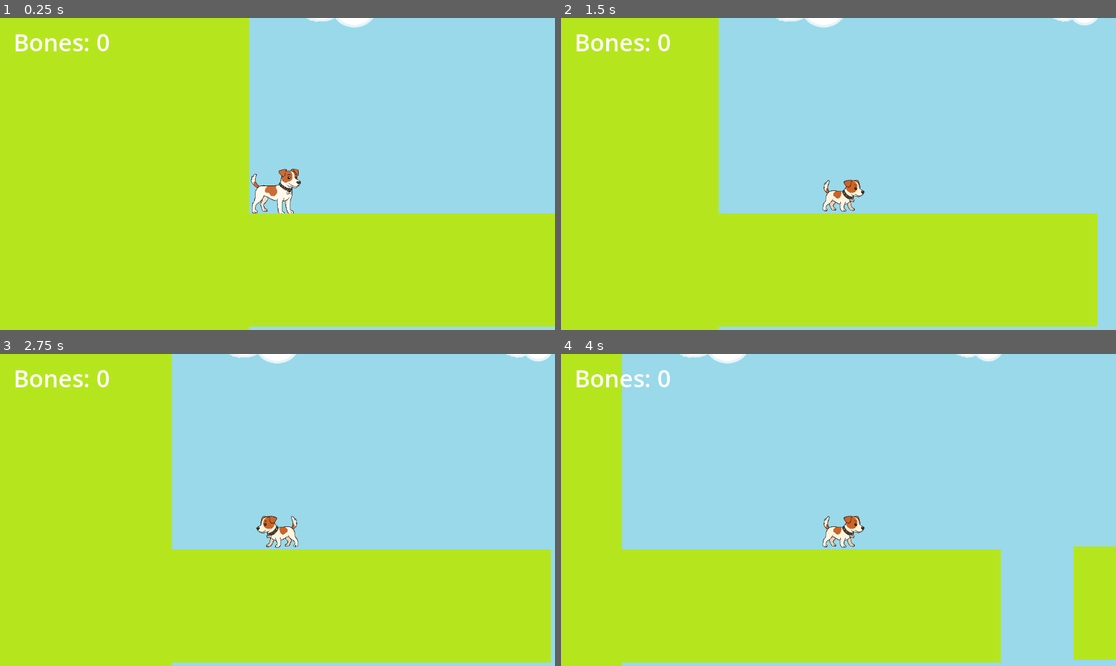
Above: before the commit, frames 1-4 (two rows, left to right).
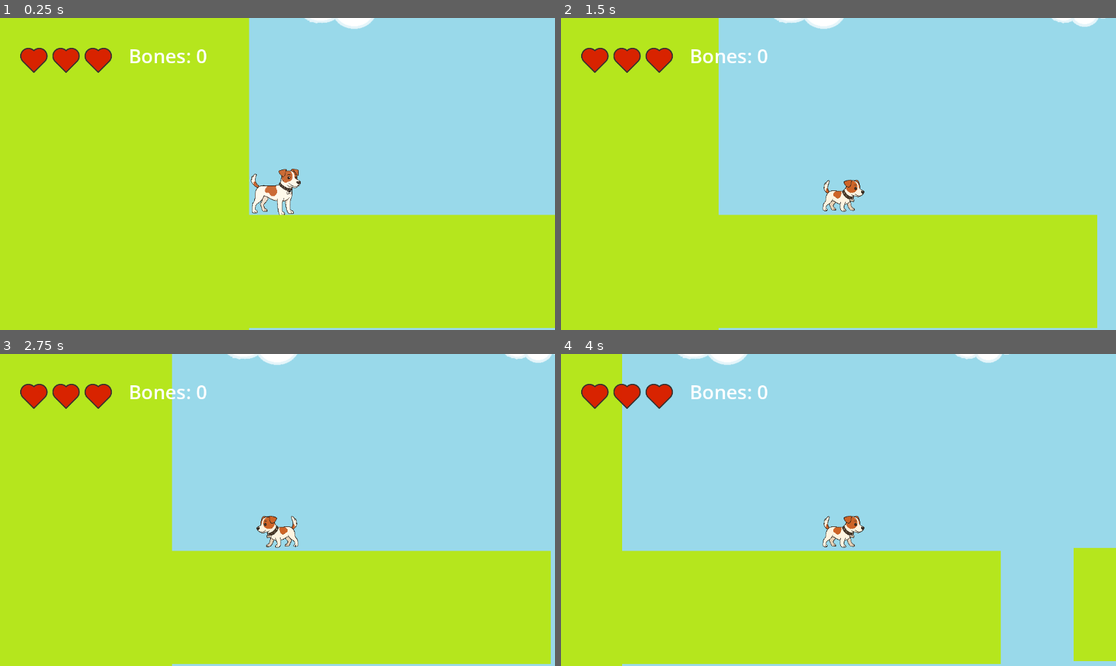
Above: after the commit, the same moments.

Repository: marinatrivino/Dog-Adventure5
Game: Godot game, scene res://Scenes/Level1.tscn
Same seed, same stepped clock (60 frames per second), same inputs: the game is played once before the commit and once after it.
Inputs:
- Up to frame 1 (0.25 s): no input
- Up to frame 2 (1.5 s): tap Enter (ui_accept) at 0.5, 0.77 s; hold Right (ui_right) from 0.53 s (still down)
- Up to frame 3 (2.75 s): tap Enter (ui_accept) at 1.52 s; release Right (ui_right) at 2.03 s; hold Left (ui_left) from 2.03 s (still down)
- Up to frame 4 (4 s): release Left (ui_left) at 2.78 s; hold Right (ui_right) from 2.78 s (still down); tap Enter (ui_accept) at 3.02, 3.77 s

The runs differ from the first frame. In frame 1, 2.1% of the frame differs, in the area x 2-100%, y 0-100%; in frame 2, 2.3%; in frame 3, 2.3%; in frame 4, 2.4%.

Commit message:
Agrego vidas al personaje, caida, muerte, entre otros

Diff:
--- /dev/null
+++ b/Scenes/HUD.tscn
@@ -0,0 +1,36 @@
+[gd_scene load_steps=3 format=3 uid="uid://denqojuvjt70k"]
+
+[ext_resource type="Script" uid="uid://plxmd085ev4s" path="res://Scripts/hud.gd" id="1_k5de2"]
+[ext_resource type="Texture2D" uid="uid://dd3scyoy61v5u" path="res://Assets/corazon lleno.png" id="2_jo1ms"]
+
+[node name="HUD" type="CanvasLayer"]
+script = ExtResource("1_k5de2")
+
+[node name="BonesLabel" type="Label" parent="."]
+offset_left = 267.0
+offset_top = 51.0
+offset_right = 324.0
+offset_bottom = 74.0
+text = "Huesos"
+
+[node name="LivesContainer" type="HBoxContainer" parent="."]
+offset_left = 38.0
+offset_top = 47.0
+offset_right = 535.0
+offset_bottom = 247.0
+scale = Vector2(0.4, 0.4)
+
+[node name="Heart1" type="TextureRect" parent="LivesContainer"]
+layout_mode = 2
+texture = ExtResource("2_jo1ms")
+stretch_mode = 5
+
+[node name="Heart2" type="TextureRect" parent="LivesContainer"]
+layout_mode = 2
+texture = ExtResource("2_jo1ms")
+stretch_mode = 5
+
+[node name="Heart3" type="TextureRect" parent="LivesContainer"]
+layout_mode = 2
+texture = ExtResource("2_jo1ms")
+stretch_mode = 5
--- a/Scenes/Level1.tscn
+++ b/Scenes/Level1.tscn
@@ -337,15 +337,5 @@
 [node name="parte de arriba2" parent="Escalera" instance=ExtResource("14_iswit")]
 position = Vector2(3852, 196)
 
-[node name="HUD" type="CanvasLayer" parent="."]
-
-[node name="BonesLabel" type="Label" parent="HUD"]
-offset_left = 28.0
-offset_top = 16.0
-offset_right = 228.0
-offset_bottom = 84.0
-theme_override_font_sizes/font_size = 49
-text = "Bones: 0"
-
 [node name="Wall2" parent="." instance=ExtResource("16_qvja8")]
 position = Vector2(-523, 194)
--- a/Scenes/Level2.tscn
+++ b/Scenes/Level2.tscn
@@ -1,25 +1,30 @@
-[gd_scene load_steps=11 format=3 uid="uid://cptafvgh8e7gg"]
+[gd_scene load_steps=16 format=3 uid="uid://cptafvgh8e7gg"]
 
 [ext_resource type="Texture2D" uid="uid://r7uem5h3qkdx" path="res://Assets/step.png" id="1_ejprb"]
 [ext_resource type="PackedScene" uid="uid://c7pv13sk6mrp7" path="res://Scenes/Player.tscn" id="2_au75x"]
 [ext_resource type="PackedScene" uid="uid://h8y1svru7xq8" path="res://Scenes/floor.tscn" id="3_62f1r"]
 [ext_resource type="PackedScene" uid="uid://did30tquqh6ek" path="res://Scenes/rectangulo_alto.tscn" id="4_1je60"]
+[ext_resource type="PackedScene" uid="uid://drjhg8dca547q" path="res://Scenes/rectangulo_medio.tscn" id="5_62f1r"]
 [ext_resource type="PackedScene" uid="uid://dx82emru2327h" path="res://Scenes/wall.tscn" id="5_ycmr1"]
+[ext_resource type="PackedScene" uid="uid://cp6v4ovdo8ofk" path="res://Scenes/rectangulo_bajo.tscn" id="6_1je60"]
 [ext_resource type="PackedScene" uid="uid://x2ba0chgykd6" path="res://Scenes/parte_de_abajo.tscn" id="6_2jwna"]
 [ext_resource type="PackedScene" uid="uid://bpmj1jri1bmbh" path="res://Scenes/parte_del_medio.tscn" id="7_sgc6j"]
+[ext_resource type="PackedScene" uid="uid://nou7hcxyfdqf" path="res://Scenes/floor_mediano.tscn" id="7_ycmr1"]
+[ext_resource type="PackedScene" uid="uid://crya0wdu088mk" path="res://Scenes/step.tscn" id="8_2jwna"]
 [ext_resource type="PackedScene" uid="uid://c04f0mpkpoaye" path="res://Scenes/parte_de_arriba.tscn" id="8_xx40l"]
+[ext_resource type="PackedScene" uid="uid://byhr4rl738ra7" path="res://Scenes/step_mas_grande.tscn" id="9_2jwna"]
 [ext_resource type="PackedScene" uid="uid://8stons7vwfer" path="res://Scenes/parte_entre_medio.tscn" id="9_utdxf"]
 [ext_resource type="PackedScene" uid="uid://bdgpncc1m68w3" path="res://Scenes/platform_media.tscn" id="10_8wk15"]
 
 [node name="Level2" type="Node2D"]
 
 [node name="Sprite2D" type="Sprite2D" parent="."]
-position = Vector2(3705, 308)
-scale = Vector2(199.727, 533)
+position = Vector2(8856, 812)
+scale = Vector2(388.943, 886.5)
 texture = ExtResource("1_ejprb")
 
 [node name="Player" parent="." instance=ExtResource("2_au75x")]
-position = Vector2(-13, 384)
+position = Vector2(13674, 498)
 
 [node name="Floor" type="Node2D" parent="."]
 
@@ -27,19 +32,100 @@
 position = Vector2(-156, 518)
 
 [node name="Floor2" parent="Floor" instance=ExtResource("3_62f1r")]
-position = Vector2(817, 517)
+position = Vector2(801, 517)
 
 [node name="Floor3" parent="Floor" instance=ExtResource("3_62f1r")]
 position = Vector2(1472, 517)
 
 [node name="Floor4" parent="Floor" instance=ExtResource("3_62f1r")]
-position = Vector2(2448, 517)
+position = Vector2(2434, 517)
 
 [node name="Floor5" parent="Floor" instance=ExtResource("3_62f1r")]
-position = Vector2(3805, 516)
+position = Vector2(3756, 516)
 
 [node name="Rectangulo alto" parent="Floor" instance=ExtResource("4_1je60")]
-position = Vector2(4596, 285)
+position = Vector2(4536, 285)
+
+[node name="StaticBody2D" parent="Floor" instance=ExtResource("5_62f1r")]
+position = Vector2(4869, 372)
+
+[node name="Rectangulo bajo" parent="Floor" instance=ExtResource("6_1je60")]
+position = Vector2(5185, 455)
+
+[node name="FloorMediano" parent="Floor" instance=ExtResource("7_ycmr1")]
+position = Vector2(5819, 537)
+
+[node name="Step" parent="Floor" instance=ExtResource("8_2jwna")]
+position = Vector2(6671, 794)
+
+[node name="Step2" parent="Floor" instance=ExtResource("8_2jwna")]
+position = Vector2(6888, 871)
+
+[node name="Step3" parent="Floor" instance=ExtResource("8_2jwna")]
+position = Vector2(7102, 873)
+
+[node name="Step4" parent="Floor" instance=ExtResource("8_2jwna")]
+position = Vector2(7302, 801)
+
+[node name="Step5" parent="Floor" instance=ExtResource("8_2jwna")]
+position = Vector2(7511, 727)
+
+[node name="FloorMediano3" parent="Floor" instance=ExtResource("7_ycmr1")]
+position = Vector2(7986, 538)
+
+[node name="FloorMediano2" parent="Floor" instance=ExtResource("7_ycmr1")]
+position = Vector2(9135, 490)
+
+[node name="Floor6" parent="Floor" instance=ExtResource("3_62f1r")]
+position = Vector2(10115, 549)
+
+[node name="Floor7" parent="Floor" instance=ExtResource("3_62f1r")]
+position = Vector2(11039, 502)
+
+[node name="Floor8" parent="Floor" instance=ExtResource("3_62f1r")]
+position = Vector2(11981, 502)
+
+[node name="Floor9" parent="Floor" instance=ExtResource("3_62f1r")]
+position = Vector2(12924, 504)
+
+[node name="Step6" parent="Floor" instance=ExtResource("8_2jwna")]
+position = Vector2(13716, 416)
+
+[node name="Step7" parent="Floor" instance=ExtResource("8_2jwna")]
+position = Vector2(13894, 334)
+
+[node name="Step8" parent="Floor" instance=ExtResource("8_2jwna")]
+position = Vector2(14704, 187)
+
+[node name="Step9" parent="Floor" instance=ExtResource("8_2jwna")]
+position = Vector2(14561, 199)
+
+[node name="Step10" parent="Floor" instance=ExtResource("8_2jwna")]
+position = Vector2(14658, 202)
+
+[node name="Step11" parent="Floor" instance=ExtResource("8_2jwna")]
+position = Vector2(14715, 234)
+
+[node name="Step12" parent="Floor" instance=ExtResource("8_2jwna")]
+position = Vector2(14785, 199)
+
+[node name="Step13" parent="Floor" instance=ExtResource("8_2jwna")]
+position = Vector2(14750, 222)
+
+[node name="Step14" parent="Floor" instance=ExtResource("8_2jwna")]
+position = Vector2(14809, 155)
+
+[node name="Step15" parent="Floor" instance=ExtResource("8_2jwna")]
+position = Vector2(14663, 163)
+
+[node name="Step16" parent="Floor" instance=ExtResource("8_2jwna")]
+position = Vector2(14786, 250)
+
+[node name="Step17" parent="Floor" instance=ExtResource("8_2jwna")]
+position = Vector2(14663, 232)
+
+[node name="StepMasGrande" parent="Floor" instance=ExtResource("9_2jwna")]
+position = Vector2(14389, 245)
 
 [node name="Wall" parent="." instance=ExtResource("5_ycmr1")]
 position = Vector2(-521, 188)
@@ -59,28 +145,28 @@
 position = Vector2(1979, 269)
 
 [node name="parte de abajo2" parent="Escalera" instance=ExtResource("6_2jwna")]
-position = Vector2(2486, 377)
+position = Vector2(2472, 377)
 
 [node name="parte del medio2" parent="Escalera" instance=ExtResource("7_sgc6j")]
-position = Vector2(2377, 377)
+position = Vector2(2362, 377)
 
 [node name="parte entre medio2" parent="Escalera" instance=ExtResource("9_utdxf")]
-position = Vector2(2386, 270)
+position = Vector2(2371, 270)
 
 [node name="parte de arriba2" parent="Escalera" instance=ExtResource("8_xx40l")]
-position = Vector2(2240, 199)
+position = Vector2(2225, 199)
 
 [node name="parte de abajo3" parent="Escalera" instance=ExtResource("6_2jwna")]
-position = Vector2(4226, 378)
+position = Vector2(4176, 378)
 
 [node name="parte del medio3" parent="Escalera" instance=ExtResource("7_sgc6j")]
-position = Vector2(4219, 377)
+position = Vector2(4169, 377)
 
 [node name="parte entre medio3" parent="Escalera" instance=ExtResource("9_utdxf")]
-position = Vector2(4313, 270)
+position = Vector2(4262, 270)
 
 [node name="parte de arriba3" parent="Escalera" instance=ExtResource("8_xx40l")]
-position = Vector2(4245, 201)
+position = Vector2(4196, 201)
 
 [node name="platformMedia" parent="." instance=ExtResource("10_8wk15")]
-position = Vector2(3462, 548)
+position = Vector2(3433, 548)
--- a/Scenes/Player.tscn
+++ b/Scenes/Player.tscn
@@ -40,18 +40,7 @@
 "speed": 5.0
 }]
 
-[sub_resource type="CapsuleShape2D" id="CapsuleShape2D_kpjcp"]
-radius = 31.0047
-height = 85.9984
-
-[sub_resource type="CircleShape2D" id="CircleShape2D_dewec"]
-radius = 194.705
-
-[sub_resource type="CapsuleShape2D" id="CapsuleShape2D_e80uo"]
-radius = 16.0
-height = 32.0
-
-[node name="Player" type="CharacterBody2D"]
+[node name="Player" type="CharacterBody2D" groups=["player"]]
 script = ExtResource("1_kpjcp")
 
 [node name="AnimatedSprite2D" type="AnimatedSprite2D" parent="."]
@@ -61,21 +50,9 @@
 sprite_frames = SubResource("SpriteFrames_kpjcp")
 animation = &"idle"
 
-[node name="CollisionShape2D2" type="CollisionShape2D" parent="."]
-position = Vector2(-2, -7)
-rotation = 1.56587
-shape = SubResource("CapsuleShape2D_kpjcp")
-one_way_collision_margin = 0.0
-
-[node name="CollisionShape2D" type="CollisionShape2D" parent="."]
-position = Vector2(35, -44)
-rotation = 1.5708
-scale = Vector2(0.115234, 0.115906)
-shape = SubResource("CircleShape2D_dewec")
-
-[node name="CollisionShape2D3" type="CollisionShape2D" parent="."]
-position = Vector2(-23, -18)
-shape = SubResource("CapsuleShape2D_e80uo")
+[node name="CollisionPolygon2D" type="CollisionPolygon2D" parent="."]
+position = Vector2(-2.86102e-06, 0)
+polygon = PackedVector2Array(-12, -11, 1, -4, 8, -2, 9, 7, 10, 17, 12, 25, 14, 27, 17, 27, 21, 27, 23, 26, 24, 23, 24, 23, 25, 26, 31, 24, 36, 24, 42, 24, 43, 22, 42, 19, 38, 18, 36, 16, 35, 12, 35, 0, 38, -11, 39, -16, 41, -18, 43, -22, 47, -25, 50, -29, 53, -32, 54, -34, 56, -36, 57, -42, 50, -47, 50, -55, 52, -55, 54, -59, 52, -66, 41, -68, 41, -69, 37, -65, 29, -65, 27, -68, 12, -65, 12, -63, 13, -59, 17, -55, 16, -46, 10, -35, -12, -33, -26, -33, -30, -34, -34, -37, -36, -41, -37, -45, -37, -49, -36, -53, -35, -57, -38, -58, -41, -55, -44, -53, -46, -46, -44, -41, -42, -37, -37, -32, -33, -30, -36, -24, -38, -11, -38, -4, -42, 2, -43, 8, -44, 18, -43, 21, -41, 22, -34, 22, -32, 21, -34, 18, -37, 16, -22, 15, -22, 18, -18, 19, -14, 19, -13, 18, -13, 16, -16, 14, -19, 11, -20, 5, -16, 1, -12, -4)
 
 [node name="Camera2D" type="Camera2D" parent="."]
 position = Vector2(8.99971, -58.0001)
--- /dev/null
+++ b/Scenes/game_over.tscn
@@ -0,0 +1,17 @@
+[gd_scene format=3 uid="uid://bcn5dtnpah5nx"]
+
+[node name="Control" type="Control"]
+layout_mode = 3
+anchors_preset = 0
+offset_left = 2.0
+offset_top = 4.0
+offset_right = 1153.0
+offset_bottom = 650.0
+
+[node name="Label" type="Label" parent="."]
+layout_mode = 0
+offset_left = 272.0
+offset_top = 130.0
+offset_right = 679.0
+offset_bottom = 263.0
+text = "GAME OVER"
--- a/Scenes/main_menu.tscn
+++ b/Scenes/main_menu.tscn
@@ -1,6 +1,18 @@
-[gd_scene load_steps=2 format=3 uid="uid://csrf04pvfdwjf"]
+[gd_scene load_steps=4 format=3 uid="uid://csrf04pvfdwjf"]
 
 [ext_resource type="Script" uid="uid://b7eswc4taogei" path="res://Scripts/main_menu.gd" id="1_28flt"]
+[ext_resource type="Texture2D" uid="uid://d3ukochth554j" path="res://Assets/Menu principal.png" id="2_48xlc"]
+
+[sub_resource type="SpriteFrames" id="SpriteFrames_1ehe0"]
+animations = [{
+"frames": [{
+"duration": 1.0,
+"texture": ExtResource("2_48xlc")
+}],
+"loop": true,
+"name": &"default",
+"speed": 5.0
+}]
 
 [node name="MainMenu" type="Control"]
 layout_mode = 3
@@ -11,18 +23,22 @@
 
 [node name="Title" type="Label" parent="."]
 layout_mode = 0
-offset_left = 527.0
-offset_top = 67.0
-offset_right = 648.0
-offset_bottom = 95.0
+offset_left = -427.0
+offset_top = 300.0
+offset_right = -306.0
+offset_bottom = 328.0
 text = "Dog Adventure"
 
 [node name="StartButton" type="Button" parent="."]
 layout_mode = 0
-offset_left = 423.0
-offset_top = 177.0
-offset_right = 516.0
-offset_bottom = 236.0
-text = "Play"
+offset_left = 186.0
+offset_top = 373.0
+offset_right = 351.0
+offset_bottom = 450.0
+
+[node name="AnimatedSprite2D" type="AnimatedSprite2D" parent="."]
+position = Vector2(573, 322)
+scale = Vector2(0.75, 0.631836)
+sprite_frames = SubResource("SpriteFrames_1ehe0")
 
 [connection signal="pressed" from="StartButton" to="." method="_on_button_pressed"]
--- /dev/null
+++ b/Scenes/rectangulo_bajo.tscn
@@ -0,0 +1,28 @@
+[gd_scene load_steps=4 format=3 uid="uid://cp6v4ovdo8ofk"]
+
+[ext_resource type="Texture2D" uid="uid://bs5k0oxbg25aj" path="res://Assets/pared.png" id="1_hivf6"]
+
+[sub_resource type="RectangleShape2D" id="RectangleShape2D_2romq"]
+size = Vector2(140, 221)
+
+[sub_resource type="SpriteFrames" id="SpriteFrames_x2i2u"]
+animations = [{
+"frames": [{
+"duration": 1.0,
+"texture": ExtResource("1_hivf6")
+}],
+"loop": true,
+"name": &"default",
+"speed": 5.0
+}]
+
+[node name="Rectangulo bajo" type="StaticBody2D"]
+
+[node name="CollisionShape2D" type="CollisionShape2D" parent="."]
+position = Vector2(276, 202.5)
+shape = SubResource("RectangleShape2D_2romq")
+
+[node name="AnimatedSprite2D2" type="AnimatedSprite2D" parent="."]
+position = Vector2(276, 203)
+scale = Vector2(0.333333, 0.332831)
+sprite_frames = SubResource("SpriteFrames_x2i2u")
--- /dev/null
+++ b/Scenes/rectangulo_medio.tscn
@@ -0,0 +1,28 @@
+[gd_scene load_steps=4 format=3 uid="uid://drjhg8dca547q"]
+
+[ext_resource type="Texture2D" uid="uid://bs5k0oxbg25aj" path="res://Assets/pared.png" id="1_bffjn"]
+
+[sub_resource type="RectangleShape2D" id="RectangleShape2D_blllp"]
+size = Vector2(140, 355)
+
+[sub_resource type="SpriteFrames" id="SpriteFrames_umj17"]
+animations = [{
+"frames": [{
+"duration": 1.0,
+"texture": ExtResource("1_bffjn")
+}],
+"loop": true,
+"name": &"default",
+"speed": 5.0
+}]
+
+[node name="Rectangulo medio" type="StaticBody2D"]
+
+[node name="CollisionShape2D" type="CollisionShape2D" parent="."]
+position = Vector2(282, 224.5)
+shape = SubResource("RectangleShape2D_blllp")
+
+[node name="AnimatedSprite2D2" type="AnimatedSprite2D" parent="."]
+position = Vector2(282, 224.5)
+scale = Vector2(0.333333, 0.534638)
+sprite_frames = SubResource("SpriteFrames_umj17")
--- a/Scripts/GameManager.gd
+++ b/Scripts/GameManager.gd
@@ -7,10 +7,11 @@
 func lose_life():
 	lives -= 1
 	emit_signal("player_died", lives)
-
+	var player = get_tree().get_first_node_in_group("player")
 	if lives <= 0:
 		game_over()
-	else:
+	elif player:
+		player.die()
 		respawn_player()
 
 func respawn_player():
--- a/Scripts/enemy.gd
+++ b/Scripts/enemy.gd
@@ -10,6 +10,8 @@
 
 func _ready():
 	start_position = global_position  # Guardamos posición inicial
+	$Area2D.body_entered.connect(_on_area_2d_body_entered)
+
 
 func _process(delta):
 	# Mover horizontalmente
@@ -25,5 +27,7 @@
 		$AnimatedSprite2D.flip_h = true
 
 func _on_area_2d_body_entered(body: Node2D) -> void:
-	if body.name == "Player" and body.has_method("on_respawn"):
-		body.on_respawn()
+	#if body.name == "Player" and body.has_method("on_respawn"):
+	#	body.on_respawn()
+	if body.is_in_group("player"):
+		GameManager.lose_life()
--- /dev/null
+++ b/Scripts/hud.gd
@@ -0,0 +1,40 @@
+extends CanvasLayer
+
+var bones: int = 0
+var lives: int = 3
+var full_heart = preload("res://Assets/corazon lleno.png")
+var empty_heart = preload("res://Assets/corazon vacio.png")
+
+@onready var hearts = [
+	$LivesContainer/Heart1,
+	$LivesContainer/Heart2,
+	$LivesContainer/Heart3
+]
+
+func _ready():
+	var gm = get_node_or_null("/root/GameManager")
+	if gm:
+		var c = Callable(self, "_on_player_died")
+		if not gm.player_died.is_connected(c):
+			gm.player_died.connect(c)
+		update_hearts(gm.lives)
+	else:
+		push_error("GameManager no encontrado en /root/GameManager. ¿Lo agregaste como Autoload?")
+
+	$BonesLabel.add_theme_font_size_override("font_size", 40)
+	update_hud()
+
+func update_hud():
+	$BonesLabel.text = "Bones: " + str(bones)
+	update_hearts(lives)
+
+func update_hearts(current_lives: int):
+	for i in range(hearts.size()):
+		if i < current_lives:
+			hearts[i].texture = full_heart
+		else:
+			hearts[i].texture = empty_heart
+
+func _on_player_died(lives_left: int) -> void:
+	lives = lives_left
+	update_hearts(lives)
--- a/Scripts/player.gd
+++ b/Scripts/player.gd
@@ -56,8 +56,8 @@
 
 func add_bone():
 	bones += 1
-	var label = get_node("/root/Level1/HUD/BonesLabel")
-	label.text = "Bones: " + str(bones)
+	HUD.bones = bones
+	HUD.update_hud()
 
 func _on_hueso_6_body_entered(body: Node2D) -> void:
 	if body.name == "Player":
@@ -76,9 +76,14 @@
 		$CollisionShape2D.disabled = true
 	GameManager.lose_life()
 
-	var timer = get_tree().create_timer(1.0)
-	await timer.timeout
-	on_respawn()
+	if GameManager.lives > 0:
+		var timer = get_tree().create_timer(1.0)
+		await timer.timeout
+		on_respawn()
+	else:
+		GameManager.game_over()
+
+
 
 func on_respawn():
 	global_position = GameManager.respawn_position
--- a/project.godot
+++ b/project.godot
@@ -18,6 +18,7 @@
 [autoload]
 
 GameManager="*res://Scripts/GameManager.gd"
+HUD="*res://Scenes/HUD.tscn"
 
 [input]
 
Binary file added: Assets/Menu principal.png
Not shown, added: Assets/Menu principal.png.import
Binary file added: Assets/corazon lleno.png
Not shown, added: Assets/corazon lleno.png.import
Binary file added: Assets/corazon vacio.png
Not shown, added: Assets/corazon vacio.png.import
Not shown: 1 places in Scenes/Player.tscn that only renumber resources
Not shown, added: Scripts/hud.gd.uid
